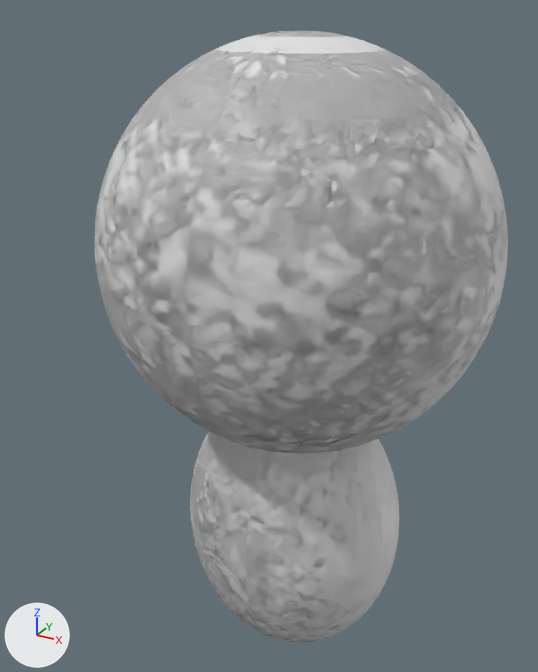
Renders of the Blender file assets/blender/korume.blend from each side of a commit.
Rendered twice from a 50 mm lens placed at (1.26, -2.51, 2.86), pointed at (-0.07, -0.09, 1.66). Lighting does not change. The marker at lower left points along +X, +Y and +Z. The first picture is the older version.

Objects in the first picture: 'Body_Head', 'Body_Torso'.
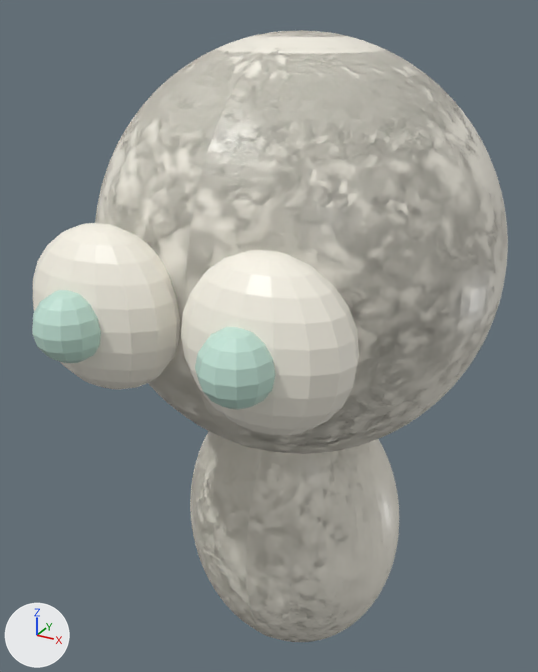
Scene script edits in JSON lines:
```json
{"op": "add", "block": "mat_mat_skin", "code": ["mat_mat_skin = principled_material('Mat_Skin')", "mat_mat_skin.base_color = (0.97, 0.93, 0.82)  # white #fcf7ea", "mat_mat_skin.roughness = 0.35"]}
{"op": "add", "block": "mat_mat_eye_iris", "code": ["mat_mat_eye_iris = principled_material('Mat_Eye_Iris')", "mat_mat_eye_iris.base_color = (0.55, 0.78, 0.68)  # pale green #c4e5d7", "mat_mat_eye_iris.roughness = 0.35"]}
{"block": "me_sphere", "where": "me_sphere.from_pydata(...)  # 362 vertices, 384 faces; spans x -0.8..0.8, y -0.8..0.8, z -0.8..0.8"}
{"op": "add", "block": "me_sphere", "code": "me_sphere.materials.append(mat_mat_skin)  # white #fcf7ea"}
{"block": "me_sphere_001", "where": "me_sphere_001.from_pydata(...)  # 262 vertices, 280 faces; spans x -0.5..0.5, y -0.5..0.5, z -0.5..0.5"}
{"op": "add", "block": "me_sphere_001", "code": "me_sphere_001.materials.append(mat_mat_skin)  # white #fcf7ea"}
{"op": "add", "block": "me_sphere_004", "code": ["me_sphere_004 = bpy.data.meshes.new('Sphere.004')", "me_sphere_004.from_pydata(...)  # a UV sphere (16 segments, 12 rings, poles along z) spanning x -0.23..0.23, y -0.23..0.23, z -0.23..0.23", "me_sphere_004.materials.append(mat_mat_skin)  # white #fcf7ea"]}
{"op": "add", "block": "me_sphere_003", "code": ["me_sphere_003 = bpy.data.meshes.new('Sphere.003')", "me_sphere_003.from_pydata(...)  # a UV sphere (12 segments, 8 rings, poles along z) spanning x -0.1..0.1, y -0.1..0.1, z -0.1..0.1", "me_sphere_003.materials.append(mat_mat_eye_iris)  # pale green #c4e5d7"]}
{"op": "add", "block": "ob_eyelid_r", "code": ["ob_eyelid_r = bpy.data.objects.new('Eyelid_R', me_sphere_004)", "ob_eyelid_r.location = (0.3, -0.78, 1.97)", "ob_eyelid_r.scale = (1.22, 0.755, 1.22)", "_m = ob_eyelid_r.modifiers.new('Mirror', 'MIRROR')", "_m.mirror_object = ob_body_head"]}
{"op": "add", "block": "ob_eye_iris_r", "code": ["ob_eye_iris_r = bpy.data.objects.new('Eye_Iris_R', me_sphere_003)", "ob_eye_iris_r.location = (0.3, -0.95, 1.97)", "ob_eye_iris_r.scale = (1.15, 1.15, 1.15)", "_m = ob_eye_iris_r.modifiers.new('Mirror', 'MIRROR')", "_m.mirror_object = ob_body_head"]}
```

Where the change shows, as pixel boxes [x1, y1, x2, y2] in the pictures (538 x 672 px):
```json
{"object": "Body_Head", "change": "recoloured", "before": [95, 30, 505, 454], "after": [95, 30, 505, 454]}
{"object": "Eyelid_R", "change": "added", "after": [33, 223, 359, 435]}
{"object": "Body_Torso", "change": "recoloured", "before": [192, 432, 396, 633], "after": [192, 432, 396, 633]}
{"object": "Eye_Iris_R", "change": "added", "after": [32, 290, 275, 410], "on screen": "pale green"}
```
